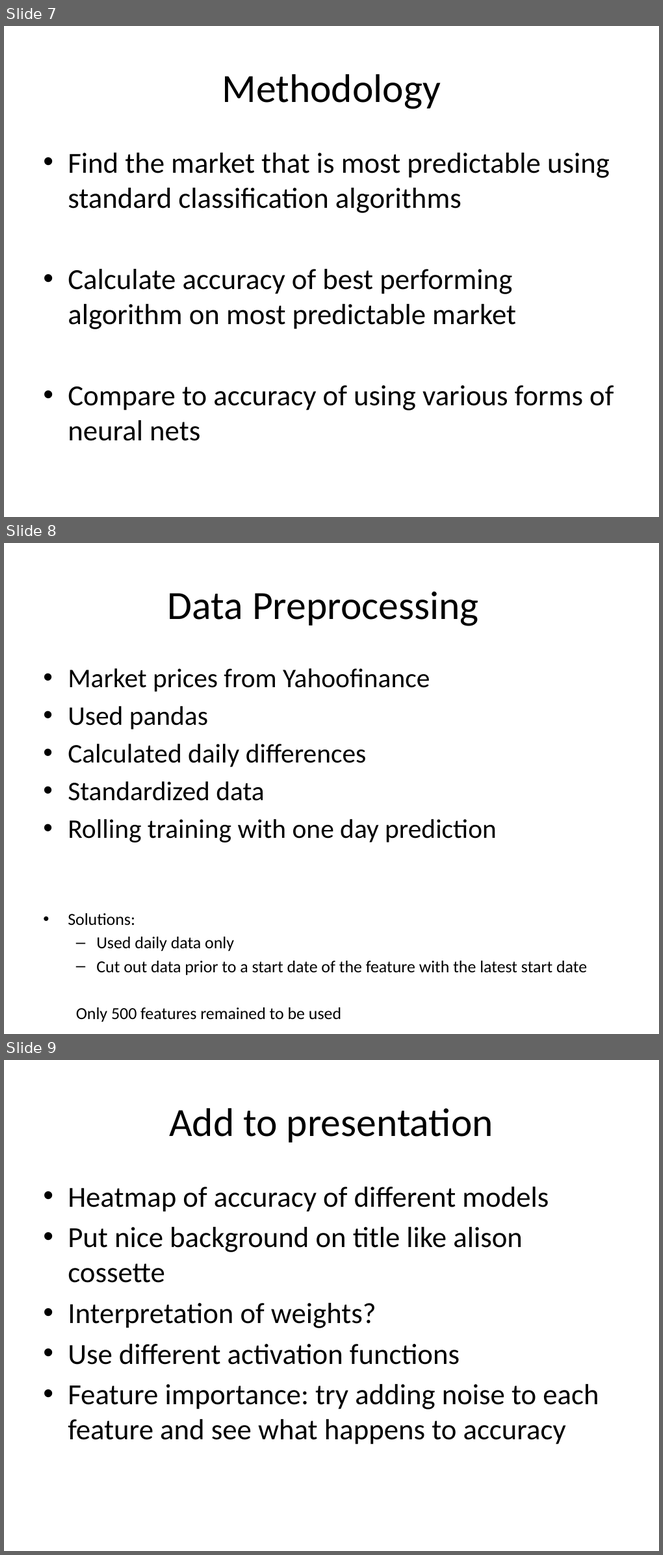
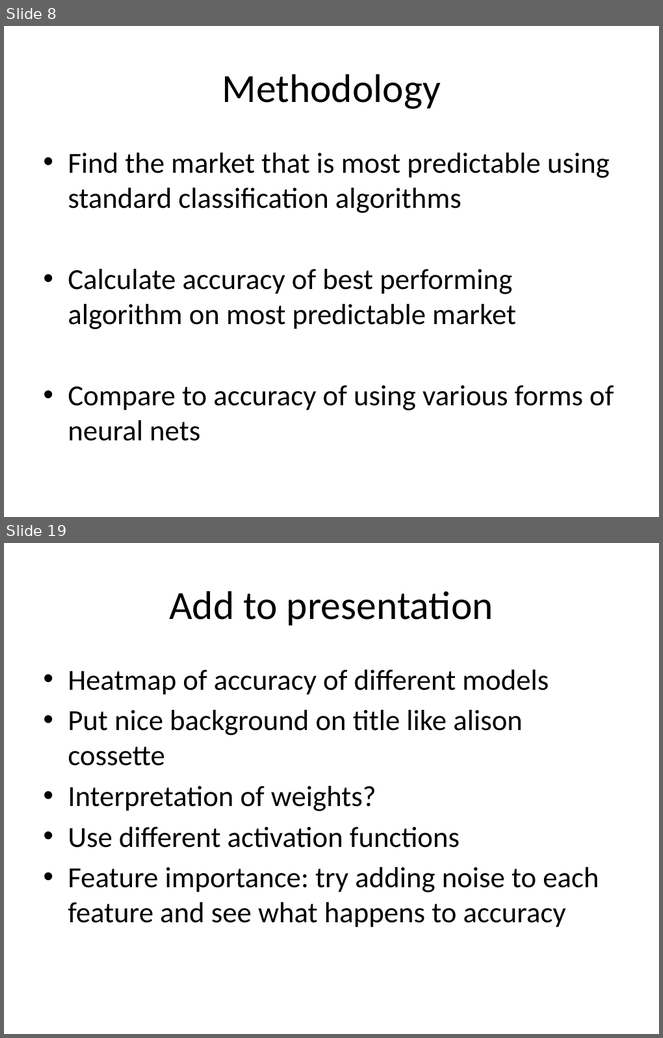
Before and after one commit to wilkung/Predicting_Markets_with_Neural_Nets, a slide deck: Kojack_Presentation.pptx. Shown one above the other, each under a label of ours: slides 7, 8 and 9 before the commit, slides 8 and 19 after it; the slides between them are not shown. The pictures are 663x1555 and 663x1038 pixels, drawn with LibreOffice and Linux fonts; fonts in the diff are those of the drawing. Boxes give left, top, right and bottom in pixels: in the first picture for what was removed or moved away, otherwise in the second. Text is boxed around its words. In the diff, an @@ line names an element or a change of style, - is before the commit and + after.

```diff
--- a/Kojack_Presentation.pptx
+++ b/Kojack_Presentation.pptx
@@ slide 8 removed at (x1=4, y1=543, x2=659, y2=1034), background #FFFFFF @@
@@ title removed at (x1=168, y1=591, x2=479, y2=626) @@
-Data Preprocessing
@@ text removed at (x1=68, y1=668, x2=587, y2=1023) @@
-• Market prices from Yahoofinance
-• Used pandas
-• Calculated daily differences
-• Standardized data
-• Rolling training with one day prediction
-• Solutions:
-  – Used daily data only
-  – Cut out data prior to a start date of the feature with the latest start date
-  Only 500 features remained to be used
@@ what was slide 7 is now slide 8 @@
@@ what was slide 9 is now slide 19 @@
```
Also in this commit, not shown: 9 slides changed, 6 slides added, 4 other slides removed, 10 other files.
